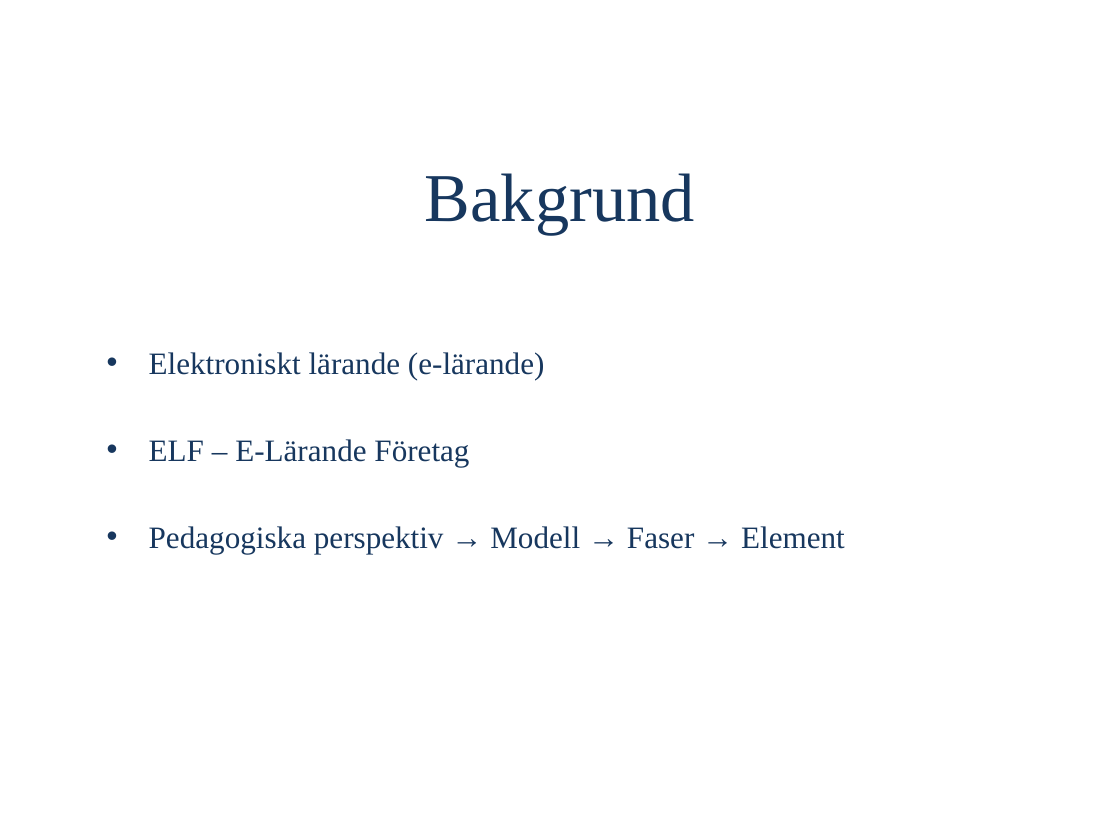
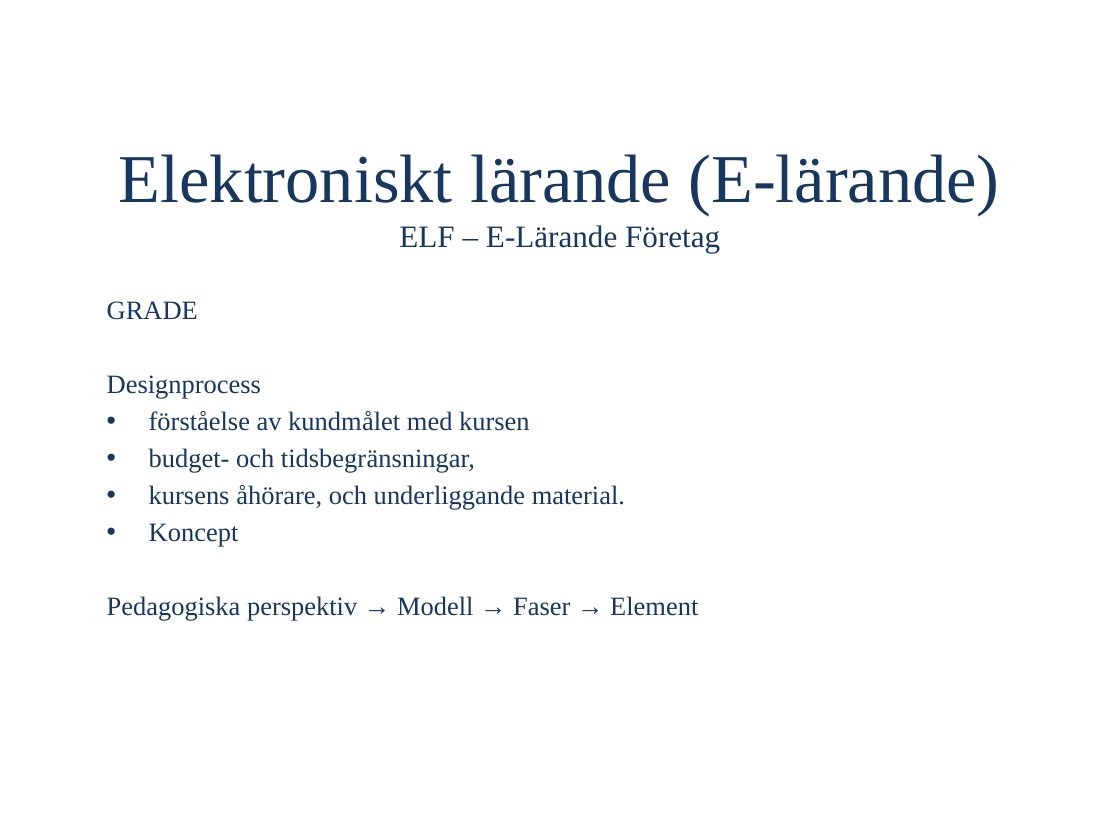
Before and after one commit to OliviaImner/thesis_document, a slide deck: slide 2 of Thesis/Presentation.pptx. Drawn at 1120x840 pixels with LibreOffice and Linux fonts; fonts in the diff are those of the drawing. Boxes give left, top, right and bottom in pixels: in the first picture for what was removed or moved away, otherwise in the second. Text is boxed around its words. In the diff, an @@ line names an element or a change of style, - is before the commit and + after.

```diff
--- a/Thesis/Presentation.pptx
+++ b/Thesis/Presentation.pptx
@@ title at [119, 154, 999, 253]: text changed @@
-Bakgrund
+Elektroniskt lärande (E-lärande)
+ELF – E-Lärande Företag
@@ subtitle "GRADE": place and size @@
-subtitle "GRADE" at [149, 352, 845, 554]
+subtitle "GRADE" at [107, 301, 698, 621]
@@ subtitle at [107, 301, 625, 547]: text changed; size 20 to 17 pt @@
-• Elektroniskt lärande (e-lärande)
-• ELF – E-Lärande Företag
+GRADE
+Designprocess
+• förståelse av kundmålet med kursen
+• budget- och tidsbegränsningar,
+• kursens åhörare, och underliggande material.
+• Koncept
@@ subtitle at [107, 596, 698, 621]: size 20 to 17 pt in "Pedagogiska perspektiv → Modell → Faser → ..."; bullet • to none @@
```
Also in this commit, not shown: 8 other slides changed, 8 slides added, 3 slides removed.
